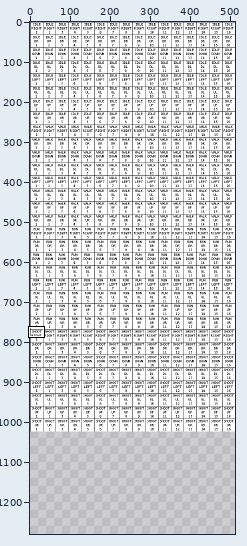
Two versions of one sprite sheet, internal/player/img/player.png. The picture above shows the old version from afar; the outline marks the close-up.
Close-up. Before the edit:
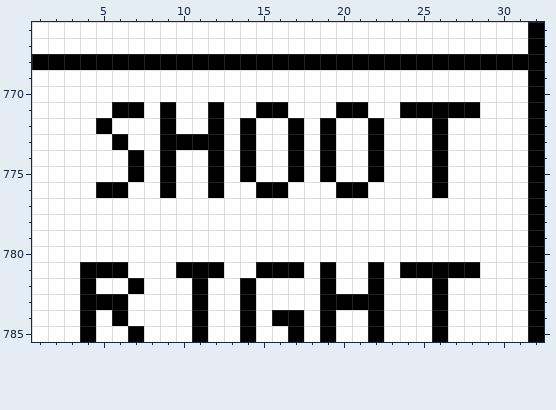
The file is 512x1024 pixels. Shown: x 1..32, y 766..785. The old version is drawn lined up with the new one, on the new canvas. The commit also changed other parts of the picture, which this record leaves out.
After:
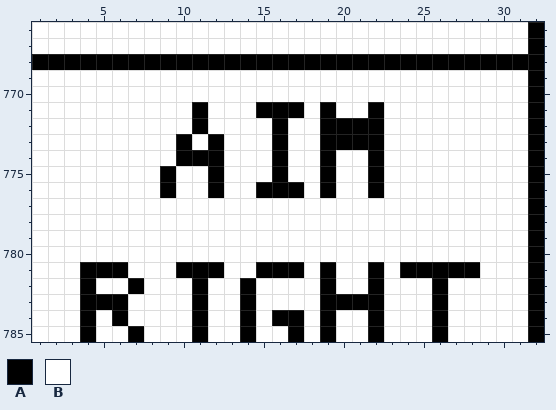
Palette (. is transparent): A #000000  B #ffffff
Edits made:
canvas 512x1024 -> 512x1280
@@ x 1..32 @@
 770 BBBBBBBBBBBBBBBBBBBBBBBBBBBBBBBA
-771 BBBBBAABABBABBAABBBAABBAAAAABBBA
-772 BBBBABBBABBABABBABABBABBBABBBBBA
-773 BBBBBABBAAAABABBABABBABBBABBBBBA
-774 BBBBBBABABBABABBABABBABBBABBBBBA
-775 BBBBBBABABBABABBABABBABBBABBBBBA
-776 BBBBAABBABBABBAABBBAABBBBABBBBBA
+771 BBBBBBBBBBABBBAAABABBABBBBBBBBBA
+772 BBBBBBBBBBABBBBABBAAAABBBBBBBBBA
+773 BBBBBBBBBABABBBABBAAAABBBBBBBBBA
+774 BBBBBBBBBAAABBBABBABBABBBBBBBBBA
+775 BBBBBBBBABBABBBABBABBABBBBBBBBBA
+776 BBBBBBBBABBABBAAABABBABBBBBBBBBA
 777 BBBBBBBBBBBBBBBBBBBBBBBBBBBBBBBA
